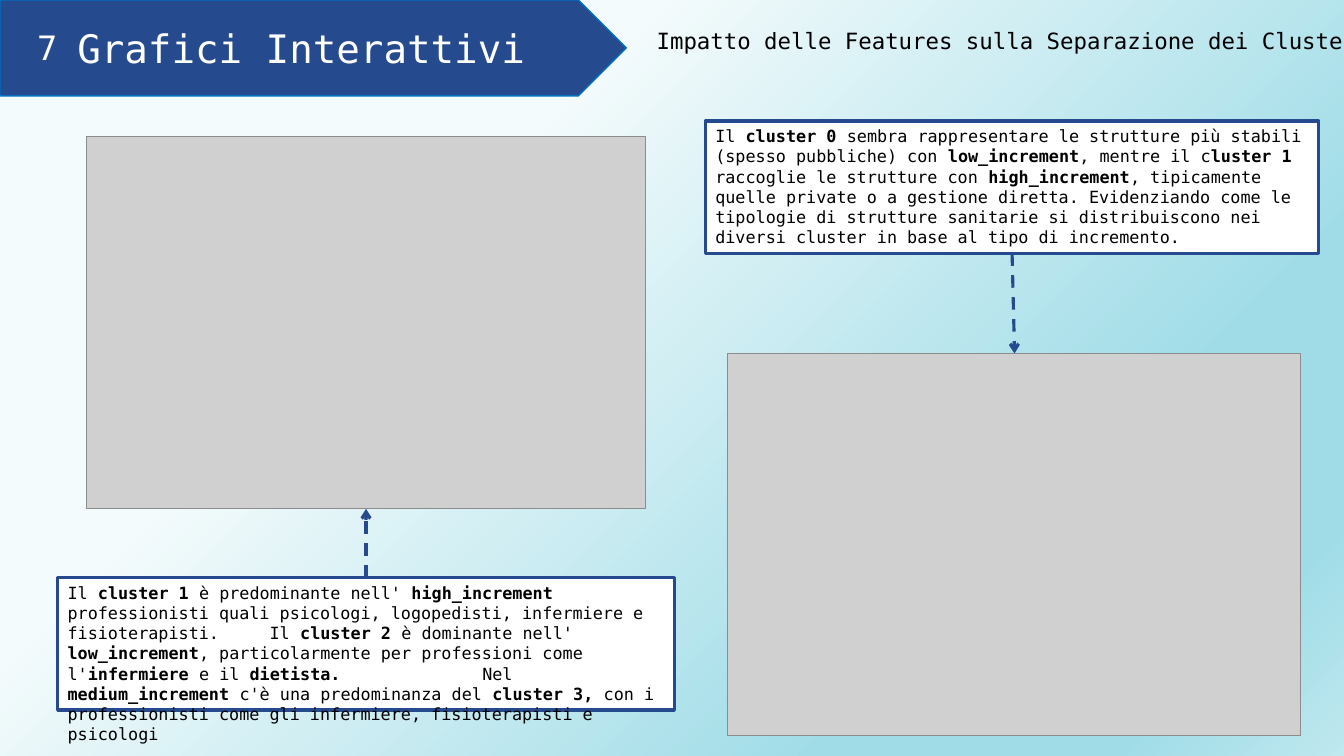
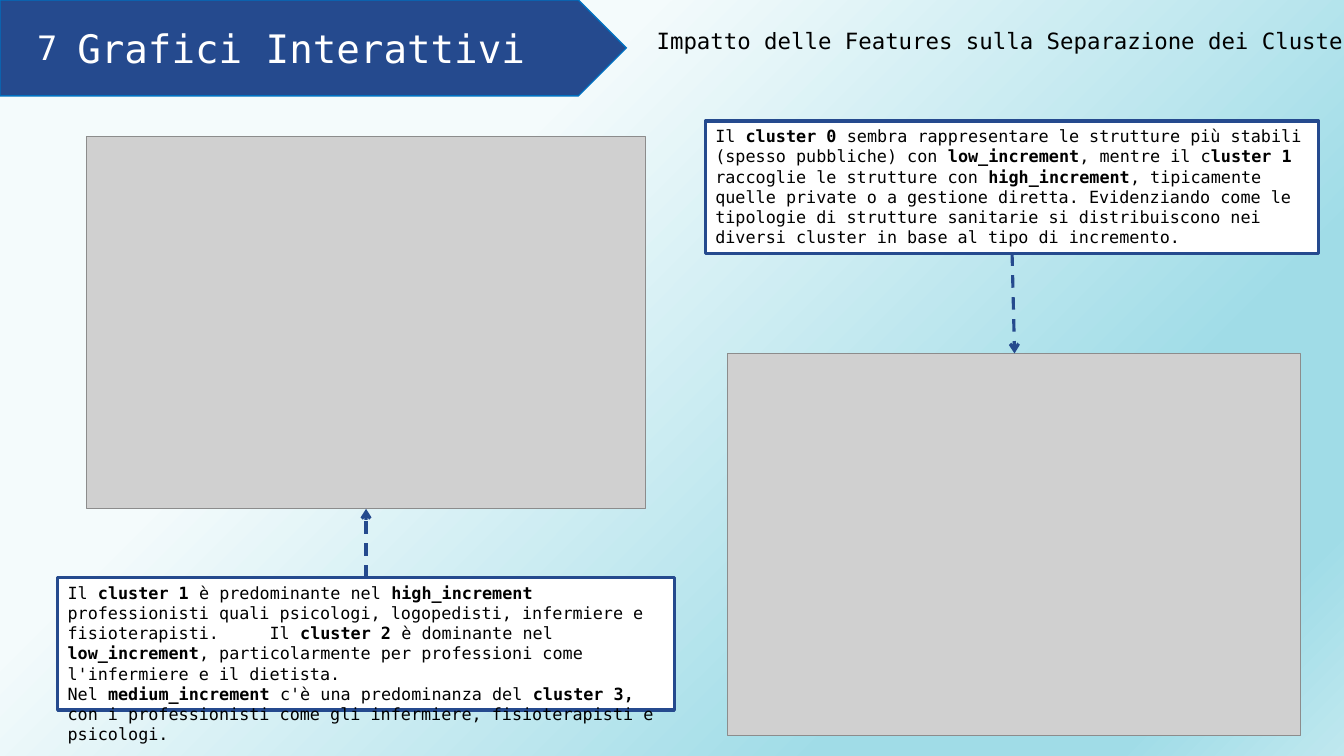
Before and after one commit to AlessiaRossi/Teleassistance-Supervised-Clustering, a slide deck: slide 17 of myLib/Presentazione_proggetto_FIA.pptx. Drawn at 1344x756 pixels with LibreOffice and Linux fonts; fonts in the diff are those of the drawing; grey boxes stand for pictures. Boxes give left, top, right and bottom in pixels: in the first picture for what was removed or moved away, otherwise in the second. Text is boxed around its words. In the diff, an @@ line names an element or a change of style, - is before the commit and + after.

Commit message:
updated presentation

```diff
--- a/myLib/Presentazione_proggetto_FIA.pptx
+++ b/myLib/Presentazione_proggetto_FIA.pptx
@@ text in rectangle at box(68, 586, 653, 724): text changed @@
-Il cluster 1 è predominante nell' high_increment professionisti quali psicologi, logopedisti, infermiere e fisioterapisti. Il cluster 2 è dominante nell' low_increment, particolarmente per professioni come l'infermiere e il dietista. Nel medium_increment c'è una predominanza del cluster 3, con i professionisti come gli infermiere, fisioterapisti e psicologi
+Il cluster 1 è predominante nel high_increment professionisti quali psicologi, logopedisti, infermiere e fisioterapisti. Il cluster 2 è dominante nel low_increment, particolarmente per professioni come l'infermiere e il dietista.
+Nel medium_increment c'è una predominanza del cluster 3, con i professionisti come gli infermiere, fisioterapisti e psicologi.
```
Also in this commit, not shown: 4 other slides changed, 1 other file.
